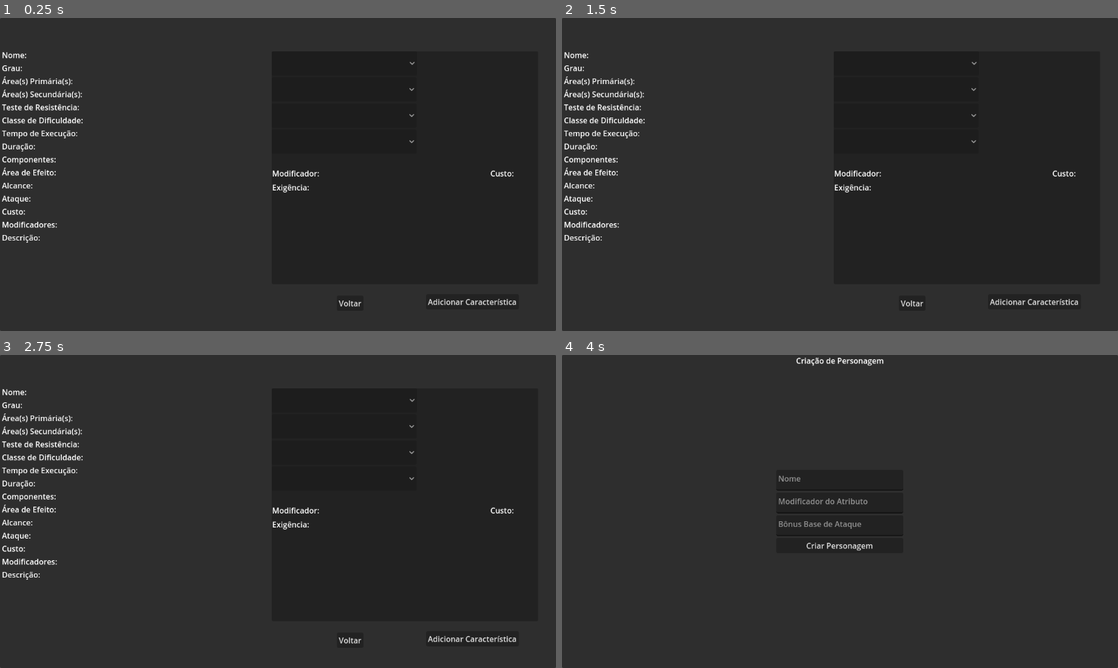
Above: before the commit, frames 1-4 (two rows, left to right).
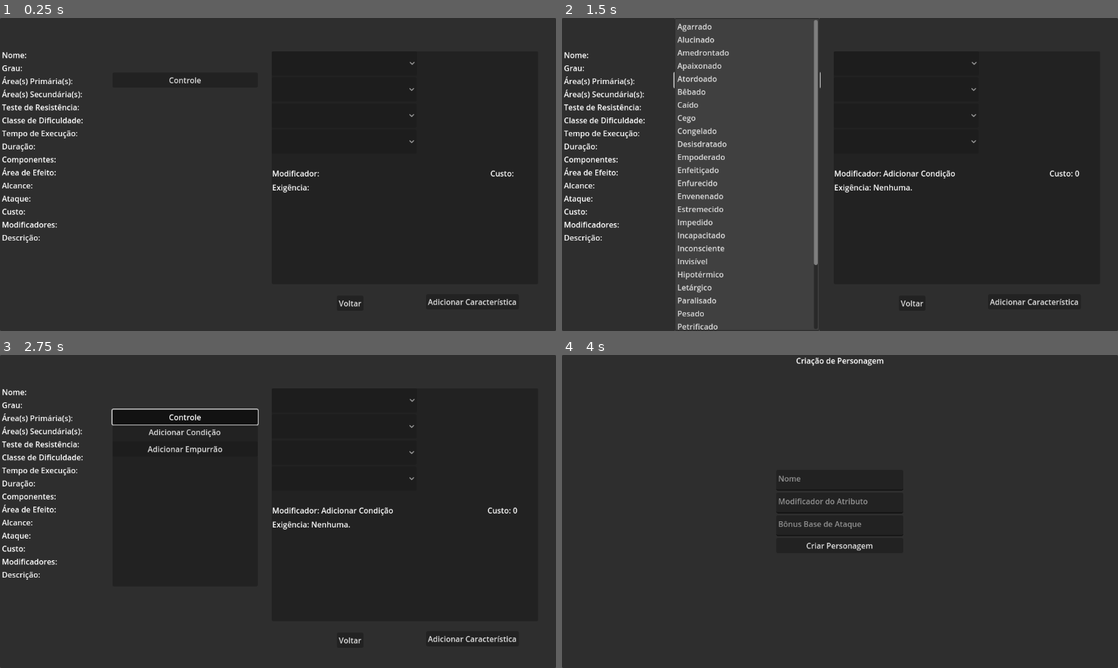
Above: after the commit, the same moments.

Repository: GuiSantosHashDaSilva/ArquivosDeMagnavia
Game: Godot game, scene res://Cenas/detalhes_magia.tscn
Two runs of this game, one before a commit and one after it. Both use one fixed random seed, a clock stepped at 60 frames per second and the inputs below. The project has no main scene, so this scene is started directly.
Inputs (mouse positions are in pixels of both pictures, inside the frame that each line leads up to):
- Up to frame 1 (0.25 s): no input
- Up to frame 2 (1.5 s): click (745, 80) at 0.5 s, where only the run after the commit has a clickable "Controle"; click (745, 96) at 1.25 s, where only the run after the commit has a clickable "Adicionar Condição"
- Up to frame 3 (2.75 s): click (183, 448) at 2 s, where only the run after the commit has a clickable "Adicionar Empurrão"
- Up to frame 4 (4 s): click "Voltar" at 2.75 s; click "Criar Personagem" at 3.5 s

The runs differ from the first frame. In frame 1, less than 0.1% of the frame differs, in the area x 30-37%, y 18-21%; in frame 2, 3.0%, in the area x 20-93%, y 0-100%; in frame 3, 1.9%; in frame 4, nothing differs.
Error in both runs: Invalid access to property or key 'nome' on a base object of type 'Nil'. (res://Scripts/detalhes_magia.gd:32)

Commit message:
botão add modificador v1

Diff:
--- a/Cenas/button_modificador_add_0.tscn
+++ b/Cenas/button_modificador_add_0.tscn
@@ -1,20 +1,25 @@
 [gd_scene load_steps=3 format=3 uid="uid://btrvnua8ljb3n"]
 
-[ext_resource type="Script" path="res://button_modificador_add_0.gd" id="1_7o1s0"]
-[ext_resource type="Script" path="res://menu_button.gd" id="2_cln6w"]
+[ext_resource type="Script" path="res://Scripts/button_modificador_add_0.gd" id="1_7o1s0"]
+[ext_resource type="Script" path="res://Scripts/menu_button_add_status.gd" id="2_cln6w"]
 
-[node name="ButtonModificadorAdd0" type="Button"]
+[node name="ButtonModificadorAdd0" type="Button" node_paths=PackedStringArray("vSliderEmpurrao", "panelVBoxBack", "vBoxPopUp")]
 custom_minimum_size = Vector2(301, 31)
 offset_left = 401.0
 offset_top = 278.0
 offset_right = 682.0
 offset_bottom = 309.0
+toggle_mode = true
 text = "Controle"
 script = ExtResource("1_7o1s0")
+vSliderEmpurrao = NodePath("vSliderEmpurrao")
+panelVBoxBack = NodePath("Panel")
+vBoxPopUp = NodePath("VBoxContainer")
 
 [node name="Panel" type="Panel" parent="."]
 custom_minimum_size = Vector2(301, 0)
 layout_mode = 0
+offset_top = 32.0
 offset_right = 301.0
 offset_bottom = 366.0
 
@@ -24,7 +29,26 @@
 offset_right = 301.0
 offset_bottom = 293.0
 
-[node name="MenuButton" type="MenuButton" parent="VBoxContainer"]
+[node name="menuButtonAddStatus" type="MenuButton" parent="VBoxContainer"]
 layout_mode = 2
 text = "Adicionar Condição"
 script = ExtResource("2_cln6w")
+
+[node name="buttonAddEmpurrao" type="Button" parent="VBoxContainer"]
+layout_mode = 2
+text = "Adicionar Empurrão"
+
+[node name="vSliderEmpurrao" type="VSlider" parent="."]
+layout_mode = 0
+offset_left = 308.0
+offset_top = 25.0
+offset_right = 324.0
+offset_bottom = 221.0
+step = 3.0
+allow_greater = true
+
+[connection signal="toggled" from="." to="." method="_on_toggled"]
+[connection signal="pressed" from="VBoxContainer/menuButtonAddStatus" to="." method="_on_menu_button_add_status_pressed"]
+[connection signal="status_selecionado" from="VBoxContainer/menuButtonAddStatus" to="." method="_on_menu_button_add_status_status_selecionado"]
+[connection signal="pressed" from="VBoxContainer/buttonAddEmpurrao" to="." method="_on_button_add_empurrao_pressed"]
+[connection signal="value_changed" from="vSliderEmpurrao" to="." method="_on_v_slider_empurrao_value_changed"]
--- a/Cenas/detalhes_magia.tscn
+++ b/Cenas/detalhes_magia.tscn
@@ -1,6 +1,7 @@
-[gd_scene load_steps=2 format=3 uid="uid://0psvsydpvmql"]
+[gd_scene load_steps=3 format=3 uid="uid://0psvsydpvmql"]
 
 [ext_resource type="Script" path="res://Scripts/detalhes_magia.gd" id="1_ur63k"]
+[ext_resource type="PackedScene" uid="uid://btrvnua8ljb3n" path="res://Cenas/button_modificador_add_0.tscn" id="2_0c3mr"]
 
 [node name="DetalhesMagia" type="Control" node_paths=PackedStringArray("labelNome", "labelGrau", "labelArea1", "labelAr …(240 unchanged characters)…
 layout_mode = 3
@@ -238,5 +239,15 @@
 text = "Exigência:"
 autowrap_mode = 2
 
+[node name="ButtonModificadorAdd0" parent="mainPanel" instance=ExtResource("2_0c3mr")]
+layout_mode = 0
+offset_left = 233.0
+offset_top = 113.0
+offset_right = 534.0
+offset_bottom = 144.0
+
 [connection signal="pressed" from="mainPanel/buttonVoltar" to="." method="_on_button_voltar_pressed"]
 [connection signal="item_selected" from="mainPanel/panelCaracteristicas/VBoxContainer/optionControle" to="." method="_on_option_controle_item_selected"]
+[connection signal="botao_status" from="mainPanel/ButtonModificadorAdd0" to="." method="_on_button_modificador_add_0_botao_status"]
+[connection signal="status_selecionado" from="mainPanel/ButtonModificadorAdd0" to="." method="_on_button_modificador_add_0_status_selecionado"]
+[connection signal="valor_empurrao" from="mainPanel/ButtonModificadorAdd0" to="." method="_on_button_modificador_add_0_valor_empurrao"]
--- /dev/null
+++ b/Scripts/button_modificador_add_0.gd
@@ -0,0 +1,52 @@
+extends Button
+
+@export var vSliderEmpurrao: VSlider;
+@export var panelVBoxBack: Panel;
+@export var vBoxPopUp: VBoxContainer;
+
+signal botao_status();
+signal status_selecionado(index:int)
+signal valor_empurrao(value:float)
+
+# Called when the node enters the scene tree for the first time.
+func _ready() -> void:
+	panelVBoxBack.visible = false;
+	vBoxPopUp.visible = false;
+	vSliderEmpurrao.visible = false;
+	pass # Replace with function body.
+
+
+# Called every frame. 'delta' is the elapsed time since the previous frame.
+func _process(delta:float) -> void:
+	pass
+
+
+func _on_button_add_empurrao_pressed() -> void:
+	vSliderEmpurrao.visible = true;
+	pass # Replace with function body.
+
+
+func _on_menu_button_add_status_pressed() ->void:
+	vSliderEmpurrao.visible = false;
+	botao_status.emit();
+	pass # Replace with function body.
+
+func _on_menu_button_add_status_status_selecionado(index:int) -> void:
+	status_selecionado.emit(index);
+	pass # Replace with function body.
+
+
+func _on_v_slider_empurrao_value_changed(value:float) -> void:
+	valor_empurrao.emit(value);
+	pass # Replace with function body.
+
+
+func _on_toggled(toggled_on:bool) -> void:
+	if toggled_on:
+		panelVBoxBack.visible = true;
+		vBoxPopUp.visible = true;
+	else:
+		panelVBoxBack.visible = false;
+		vBoxPopUp.visible = false;
+		vSliderEmpurrao.visible = false;
+	pass # Replace with function body.
--- a/Scripts/detalhes_magia.gd
+++ b/Scripts/detalhes_magia.gd
@@ -57,6 +57,15 @@
 func _on_button_voltar_pressed() -> void:
 	get_tree().change_scene_to_file("res://Cenas/MainMenu.tscn");
 
+func _on_button_modificador_add_0_botao_status() -> void:
+	nomeMod = "Adicionar Condição";
+	efeitoMod = "Concede ao feitiço a capacidade de impor uma ou mais condições à uma criatura. Caso a condição escolhida não possua uma duração própria, ela dura até o início do seu próximo turno ou até o final do próximo turno de uma outra criatura afetada, caso não defina uma duração por meio da característica “DURAÇÃO PROLONGADA”.
+Uma condição deve sempre exigir um Teste de Resistência para que a criatura possa não sofrer seus efeitos.";
+	exigenciaMod = "Nenhuma."
+	labelModificador.text = "Modificador: " + nomeMod;
+	labelExigencia.text = "Exigência: " + exigenciaMod;
+	labelCustoMod.text = "Custo: " + str(custoMod);
+	pass # Replace with function body.
 
 func _on_option_controle_item_selected(index:int) -> void:
 	match index:
@@ -139,6 +148,11 @@
 	pass # Replace with function body.
 
 
-func _on_menu_button_pressed() -> void:
-	print("pau")
+func _on_button_modificador_add_0_status_selecionado(index:int) -> void:
+	print("index status: " + str(index));
 	pass # Replace with function body.
+
+
+func _on_button_modificador_add_0_valor_empurrao(value:float) -> void:
+	print("valor empurrão: " + str(value));
+	pass # Replace with function body.
--- a/menu_button.gd
+++ b/Scripts/menu_button_add_status.gd
@@ -2,7 +2,7 @@
 
 # Sinal emitido quando um item do menu é pressionado.
 # Conecte este sinal ao seu script principal para saber qual opção foi escolhida.
-signal dificuldade_selecionada(index:int)
+signal status_selecionado(index:int)
 
 func _ready() -> void:
 	# Pega o menu pop-up associado ao botão
@@ -18,24 +18,27 @@
 	popup.add_item("Caído",6)
 	popup.add_item("Cego",7)
 	popup.add_item("Congelado",8)
-	popup.add_item("")
-	popup.add_item("")
-	popup.add_item("")
-	popup.add_item("")
-	popup.add_item("")
-	popup.add_item("")
-	popup.add_item("")
-	popup.add_item("")
-	popup.add_item("")
-	popup.add_item("")
-	popup.add_item("")
-	popup.add_item("")
-	popup.add_item("")
-	popup.add_item("")
-	popup.add_item("")
-	popup.add_item("")
-	popup.add_item("")
-	popup.add_item("")
+	popup.add_item("Desisdratado",9)
+	popup.add_item("Empoderado",10)
+	popup.add_item("Enfeitiçado",11)
+	popup.add_item("Enfurecido",12)
+	popup.add_item("Envenenado",13)
+	popup.add_item("Estremecido",14)
+	popup.add_item("Impedido",15)
+	popup.add_item("Incapacitado",16)
+	popup.add_item("Inconsciente",17)
+	popup.add_item("Invisível",18)
+	popup.add_item("Hipotérmico",19)
+	popup.add_item("Letárgico",20)
+	popup.add_item("Paralisado",21)
+	popup.add_item("Pesado",22)
+	popup.add_item("Petrificado",23)
+	popup.add_item("Queimado",24)
+	popup.add_item("Sangramento",25)
+	popup.add_item("Sonolento",26)
+	popup.add_item("Sufocado",27)
+	popup.add_item("Surdo",28)
+	popup.add_item("Instável",29)
 
 	# Conecta o sinal 'index_pressed' do pop-up a uma função local.
 	# Este sinal é emitido quando um item é clicado, passando seu índice.
@@ -44,8 +47,8 @@
 # Esta função será chamada quando um item for selecionado.
 func _on_item_pressed(index: int) -> void:
 	# Opcional: Imprime o índice e o texto do item selecionado para depuração
-	print("Item selecionado: ", get_popup().get_item_text(index))
+	#print("Item selecionado: ", get_popup().get_item_text(index))
 
 	# Emite um sinal personalizado para que outros nós (como o script principal do jogo)
 	# saibam qual dificuldade foi escolhida.
-	dificuldade_selecionada.emit(index)
+	status_selecionado.emit(index)
--- a/button_modificador_add_0.gd
+++ /dev/null
@@ -1,11 +0,0 @@
-extends Button
-
-
-# Called when the node enters the scene tree for the first time.
-func _ready() -> void:
-	pass # Replace with function body.
-
-
-# Called every frame. 'delta' is the elapsed time since the previous frame.
-func _process(delta:float) -> void:
-	pass
